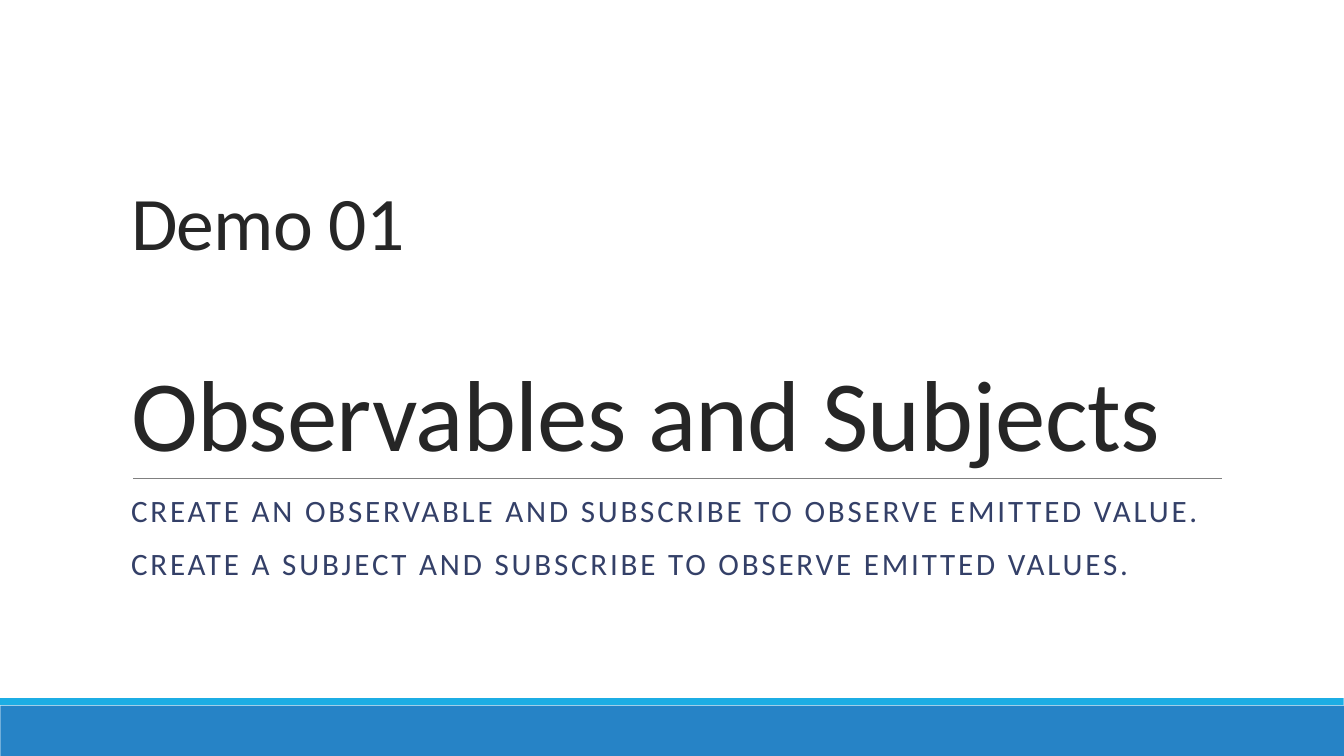
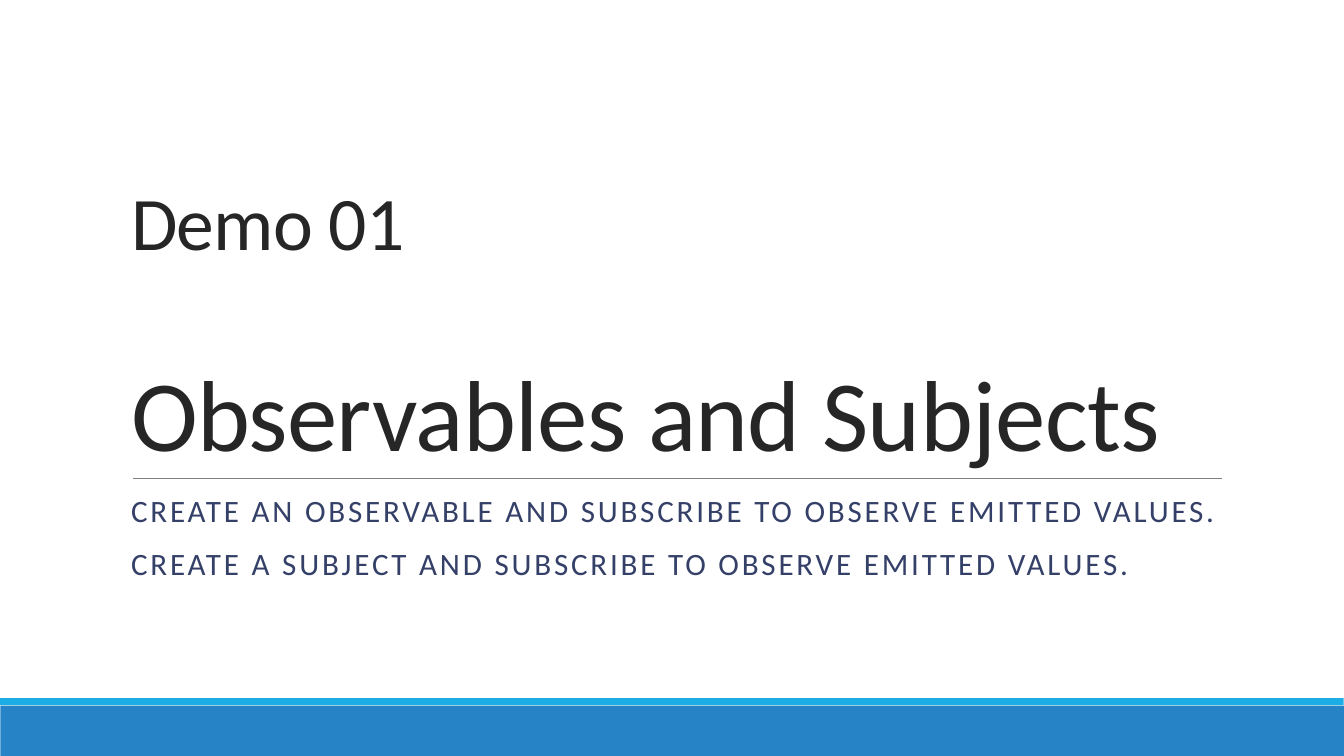
Before and after one commit to AGiorgetti/rxjs101, a slide deck: slide 14 of ReactiveProgramming_RxJS.pptx. Drawn at 1344x756 pixels with LibreOffice and Linux fonts; fonts in the diff are those of the drawing. Boxes give left, top, right and bottom in pixels: in the first picture for what was removed or moved away, otherwise in the second. Text is boxed around its words. In the diff, an @@ line names an element or a change of style, - is before the commit and + after.

```diff
--- a/ReactiveProgramming_RxJS.pptx
+++ b/ReactiveProgramming_RxJS.pptx
@@ text at [131, 502, 1214, 523]: text changed @@
-CREATE AN OBSERVABLE AND SUBSCRIBE TO OBSERVE EMITTED VALUE.
+CREATE AN OBSERVABLE AND SUBSCRIBE TO OBSERVE EMITTED VALUES.
```
Also in this commit, not shown: 7 other slides changed, 5 other files.
